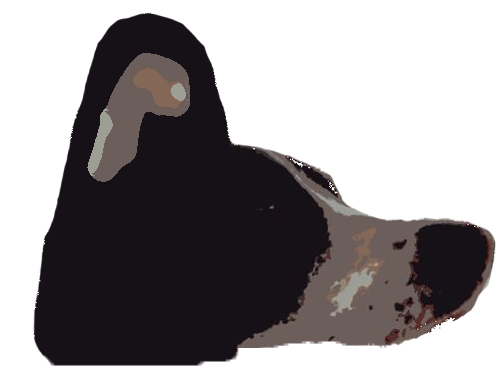
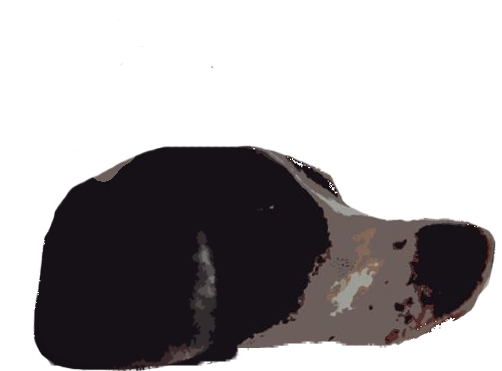
Layer changes from the first 502px x 371px image to the second:
added layer "Layer 2" above "Layer 3" over box(92, 61, 255, 371)
added layer "Layer 3" above "Layer 1 copy" over box(34, 233, 198, 371)
painted on "Layer 1 copy" over box(34, 12, 393, 370)
